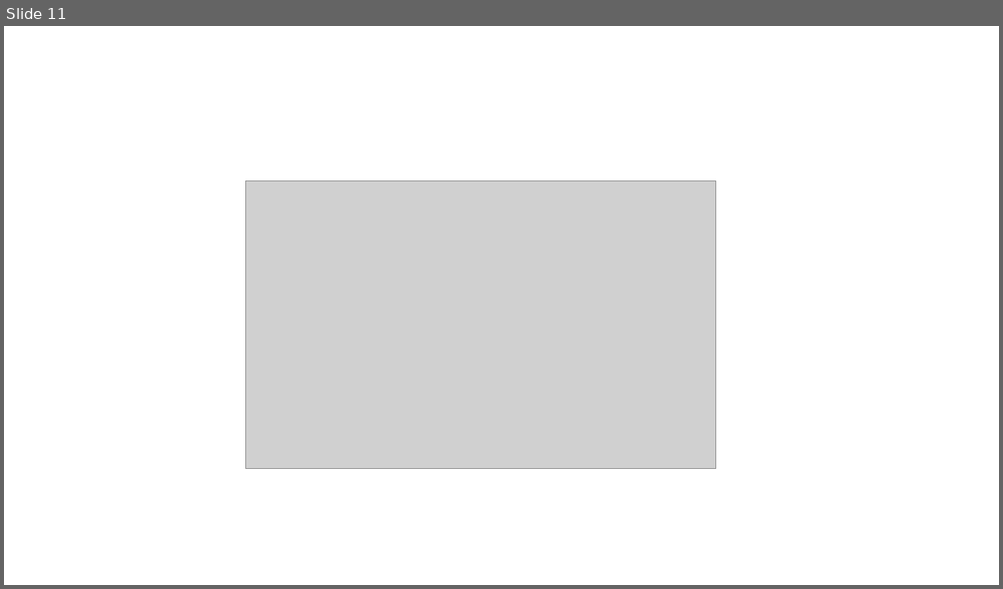
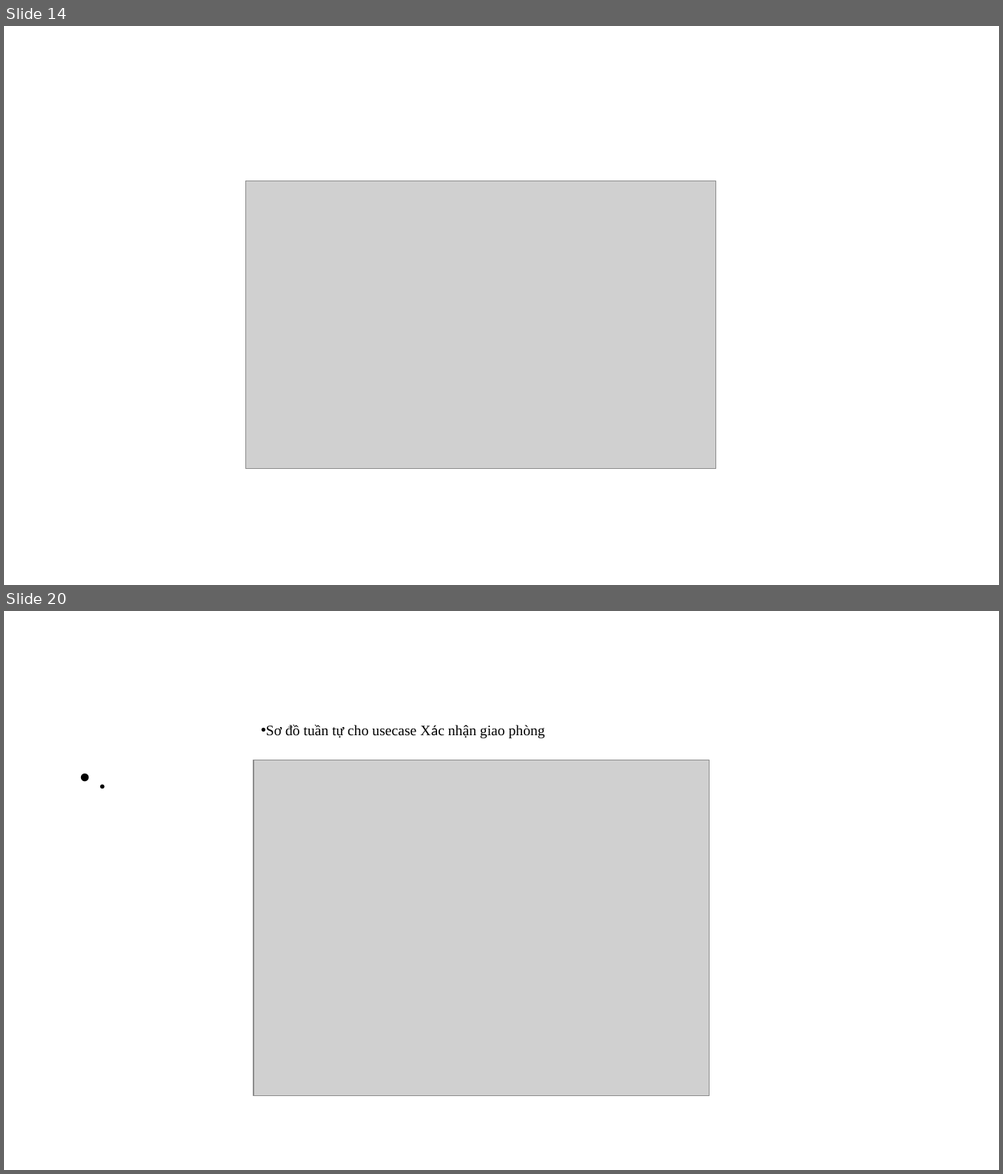
Before and after one commit to Djum542/com.ductm2008110309-SE, a slide deck: src/Tieuluancuoiky/Chương trình cho khách sạn.pptx. Shown one above the other, each under a label of ours: slide 11 before the commit, slides 14 and 20 after it; the slides between them are not shown. The pictures are 1003x589 and 1003x1174 pixels, drawn with LibreOffice and Linux fonts; fonts in the diff are those of the drawing; grey boxes stand for pictures. Boxes give left, top, right and bottom in pixels: in the first picture for what was removed or moved away, otherwise in the second. Text is boxed around its words. In the diff, an @@ line names an element or a change of style, - is before the commit and + after.

```diff
--- a/src/Tieuluancuoiky/Chương trình cho khách sạn.pptx
+++ b/src/Tieuluancuoiky/Chương trình cho khách sạn.pptx
@@ slide 20 added at bbox=[4, 611, 999, 1170], background #FFFFFF @@
@@ text added at bbox=[266, 724, 545, 739], 14 pt, text #000000 @@
+• Sơ đồ tuần tự cho usecase Xác nhận giao phòng
@@ text added at bbox=[73, 760, 930, 1116], 28 pt, text #000000, bold @@
+• .
@@ picture added at bbox=[253, 760, 708, 1096] @@
@@ what was slide 11 is now slide 14 @@
```
Also in this commit, not shown: 2 slides changed, 10 other slides added, 1 slide removed, 6 other files.
